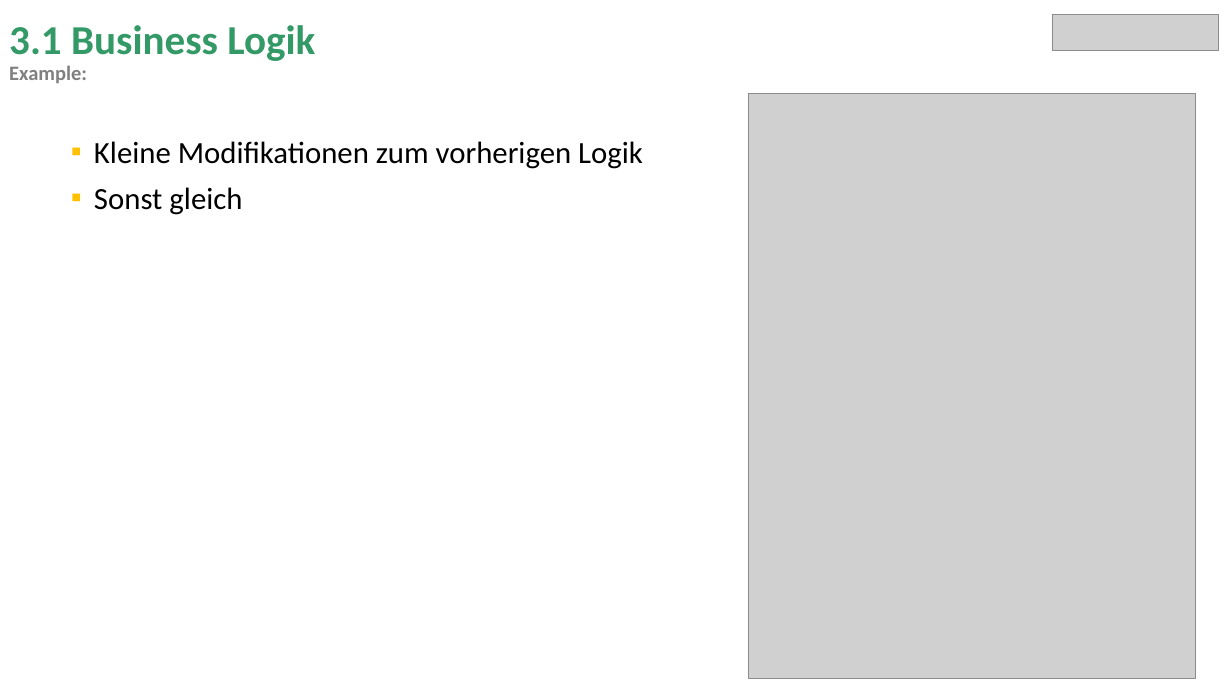
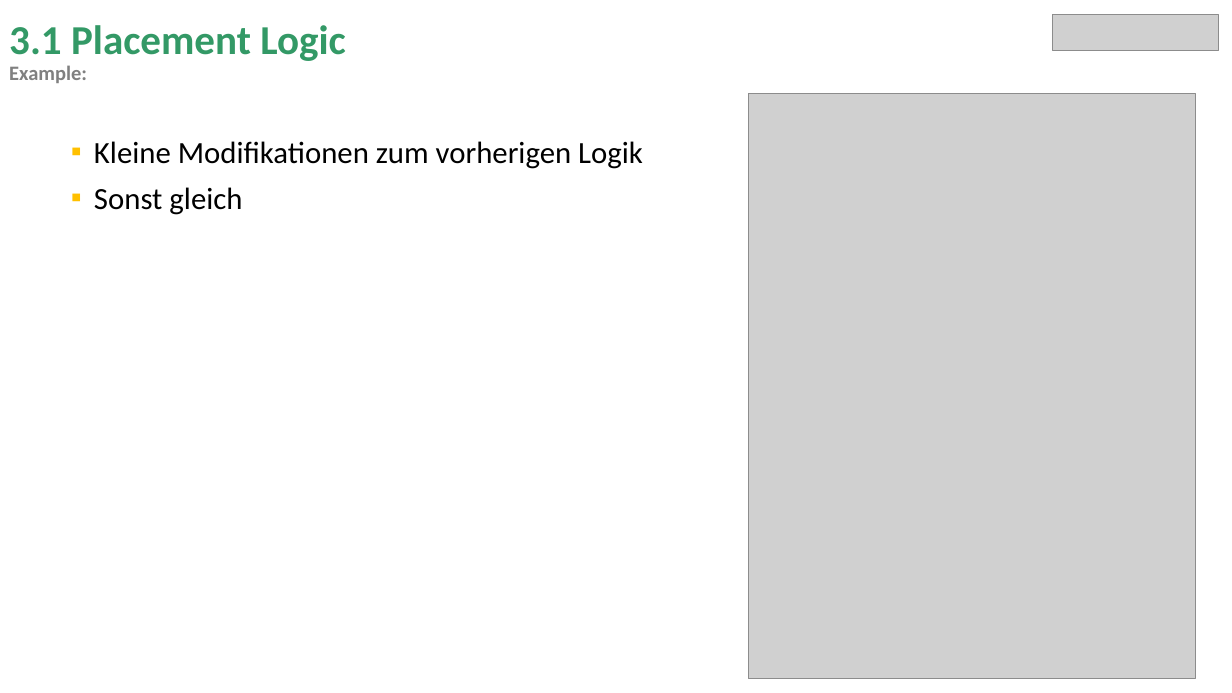
Before and after one commit to miguelrk/tum-mw-bachelorarbeit, a slide deck: slide 11 of 3 Entwicklungsphase/weekly_meeting_14.pptx. Drawn at 1232x693 pixels with LibreOffice and Linux fonts; fonts in the diff are those of the drawing; grey boxes stand for pictures. Boxes give left, top, right and bottom in pixels: in the first picture for what was removed or moved away, otherwise in the second. Text is boxed around its words. In the diff, an @@ line names an element or a change of style, - is before the commit and + after.

```diff
--- a/3 Entwicklungsphase/weekly_meeting_14.pptx
+++ b/3 Entwicklungsphase/weekly_meeting_14.pptx
@@ title at bbox=[9, 25, 346, 83]: text changed @@
-3.1 Business Logik
-Example:
+3.1 Placement Logic
+Example:
```
Also in this commit, not shown: 4 other slides changed, 3 slides added, 2 slides removed, 9 other files.
